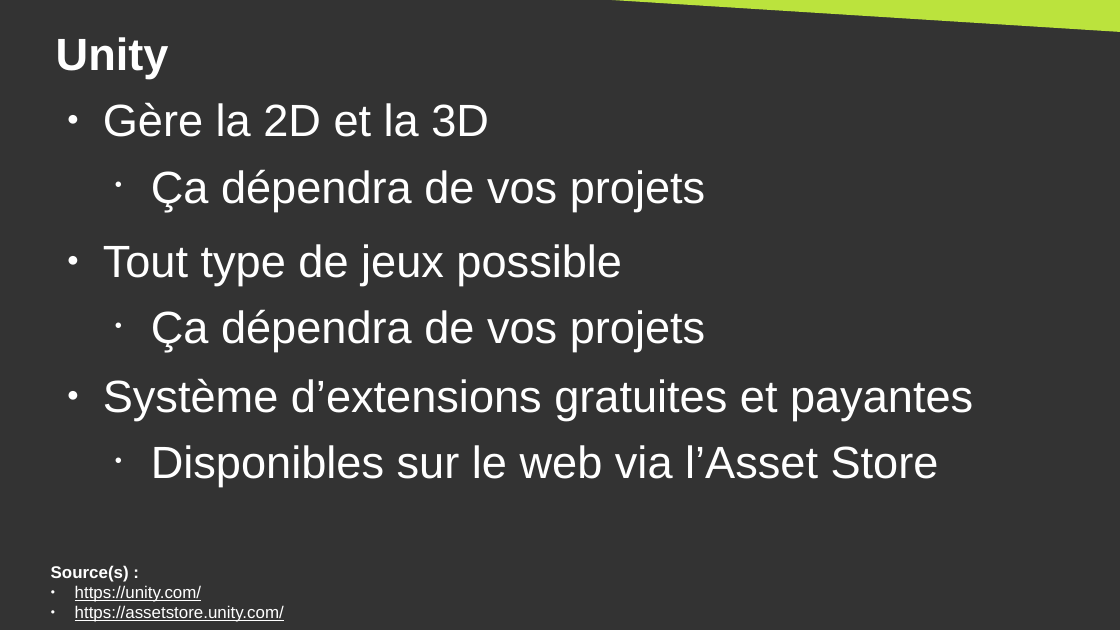
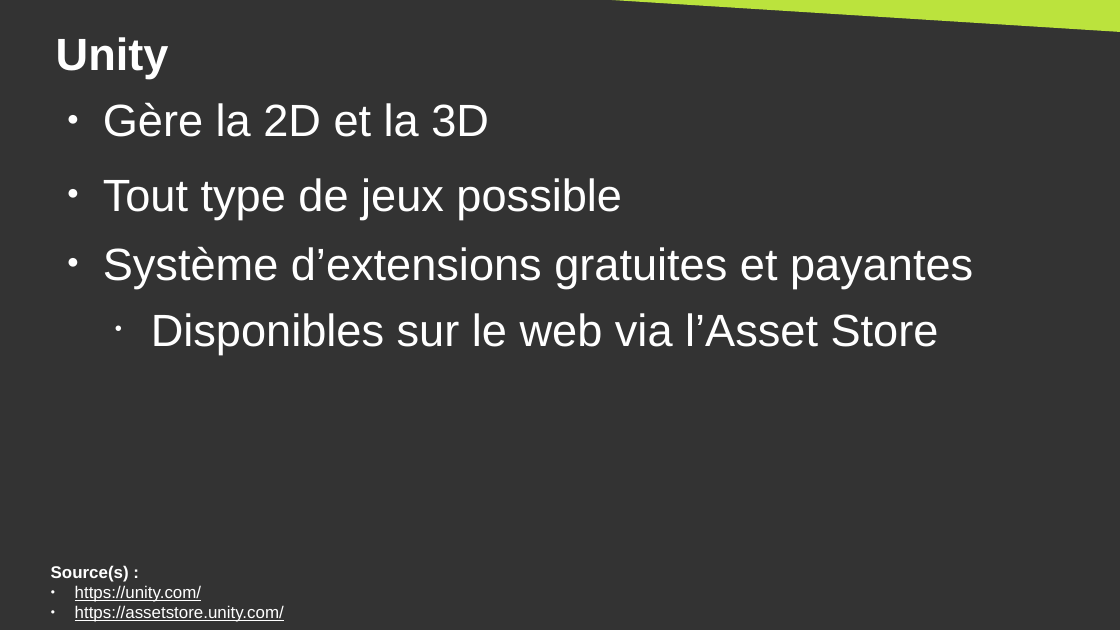
Before and after one commit to DanYellow/cours, a slide deck: slide 10 of creation-et-design-interactif-s4/travaux-pratiques/numero-1/presentation.odp. Drawn at 1120x630 pixels with LibreOffice and Linux fonts; fonts in the diff are those of the drawing. Boxes give left, top, right and bottom in pixels: in the first picture for what was removed or moved away, otherwise in the second. Text is boxed around its words. In the diff, an @@ line names an element or a change of style, - is before the commit and + after.

Commit message:
Update presentation

```diff
--- a/creation-et-design-interactif-s4/travaux-pratiques/numero-1/presentation.odp
+++ b/creation-et-design-interactif-s4/travaux-pratiques/numero-1/presentation.odp
@@ text at <box>151,169,705,211</box>: paragraph removed @@
-  • Ça dépendra de vos projets
@@ text at <box>151,309,705,351</box>: paragraph removed @@
-  • Ça dépendra de vos projets
```
Also in this commit, not shown: 1 slide added, 1 other file.
